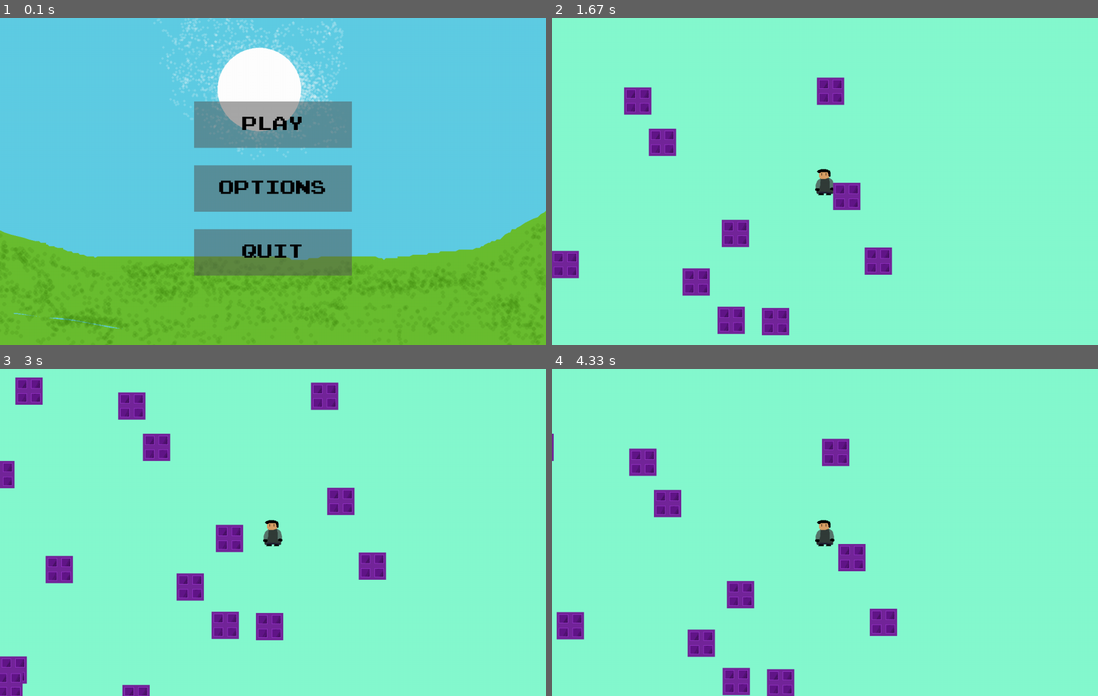
Above: before the commit, frames 1-4 (two rows, left to right).
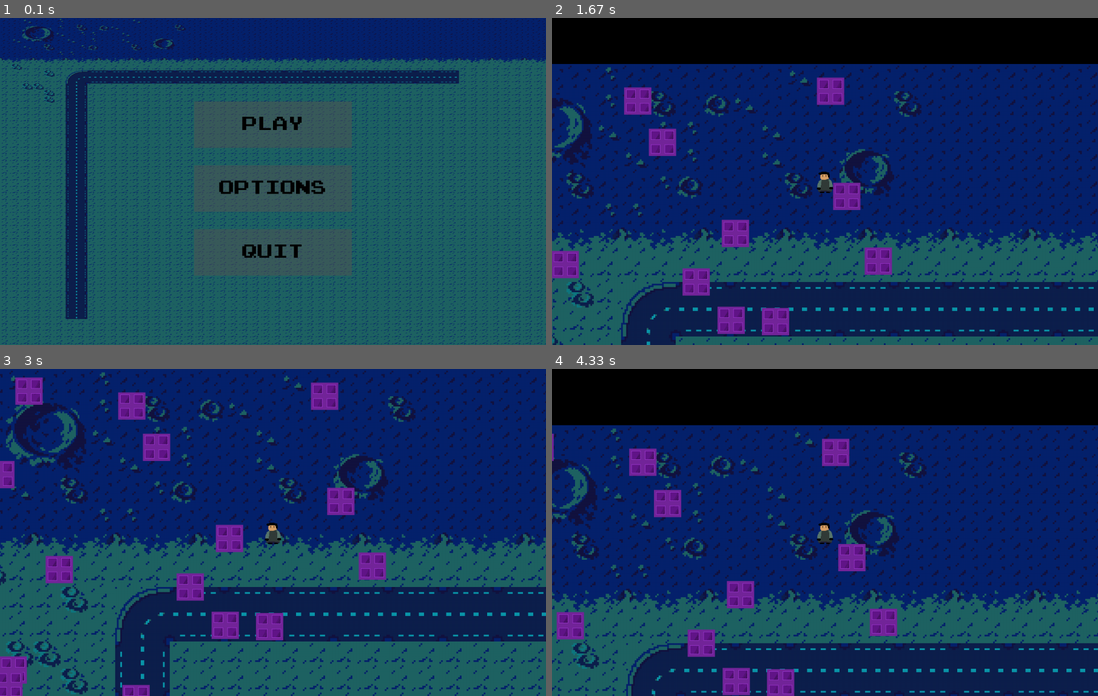
Above: after the commit, the same moments.

Repository: jgabrielsg/LP-PyGame
Game: pygame game, started from main.py
The game is run twice, just before and just after one commit, with the same random seed, the same clock (stepped at 60 frames per second) and the same inputs.
Inputs (mouse positions are in pixels of both pictures, inside the frame that each line leads up to):
- Up to frame 1 (0.1 s): no input
- Up to frame 2 (1.67 s): click "PLAY" at 0.38 s; hold Right 0.67-1.13 s; move the mouse to (803, 194) at 0.7 s; hold Up 1.17-1.47 s; hold Right from 1.5 s (still down)
- Up to frame 3 (3 s): release Right at 1.97 s; hold Left 2-2.53 s; hold Down 2.57-2.87 s; hold Left from 2.9 s (still down)
- Up to frame 4 (4.33 s): release Left at 3.3 s; hold Up 3.33-3.7 s; hold Right from 3.73 s (still down)

The runs differ from the first frame. In frame 1, 99% of the frame differs, in the area x 0-100%, y 0-100%; in frame 2, 96%; in frame 3, 95%; in frame 4, 96%.

Commit message:
Colocando um mapa

Diff:
--- a/characters/player.py
+++ b/characters/player.py
@@ -4,6 +4,7 @@
     def __init__(self, pos, group, image_path=None):
         super().__init__(group)
         self.image = pygame.image.load(image_path).convert_alpha()
+        self.image = pygame.transform.scale(self.image, (self.image.get_width() // 1.2, self.image.get_height() // 1.2))
         self.rect = self.image.get_rect(center = pos)
         self.direction = pygame.math.Vector2()
         self.speed = 3
--- a/main.py
+++ b/main.py
@@ -23,7 +23,7 @@
         pygame.display.set_caption("Pygame Window")
 
         # Camera setup
-        self.camera = CameraGroup(groundpath='assets/images/woodtile.png')
+        self.camera = CameraGroup(groundpath='assets/images/mapa.png')
 
         initial_pos = (SCREEN_WIDHT/2, SCREEN_HEIGHT/2)
 
@@ -76,7 +76,7 @@
     # Desenhas as coisas na tela
     def render(self):
         # Limpa a tela
-        self.screen.fill("#85FACF")
+        self.screen.fill((0,0,0))
 
         # Preenche a tela com a imagem de fundo
         # for i in range(0, SCREEN_WIDHT, 64):
Binary file changed: assets/images/mapa.png
